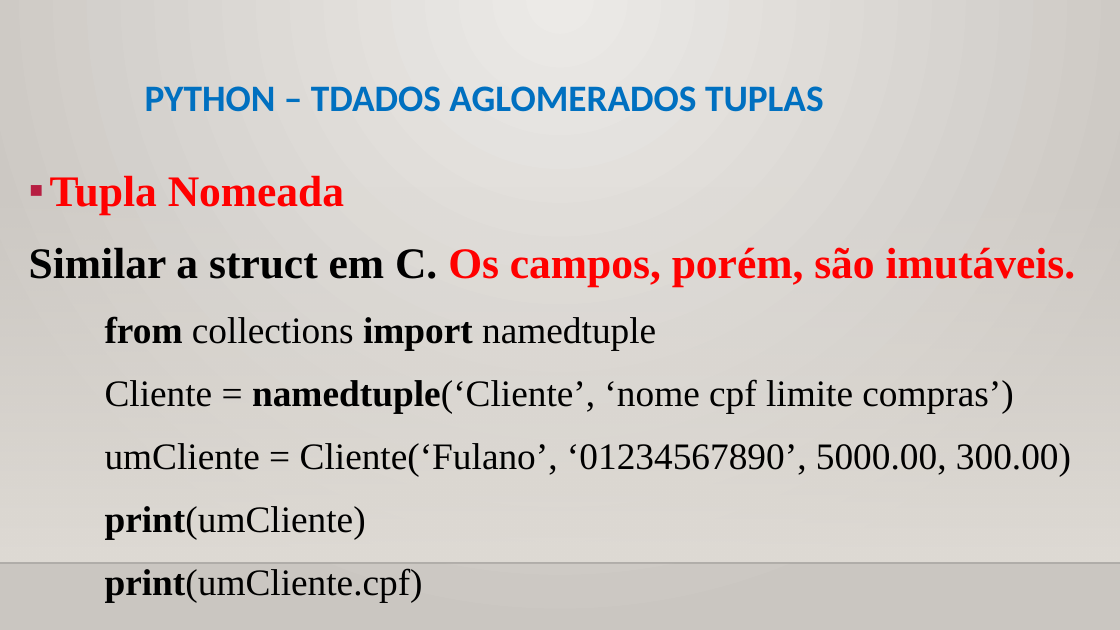
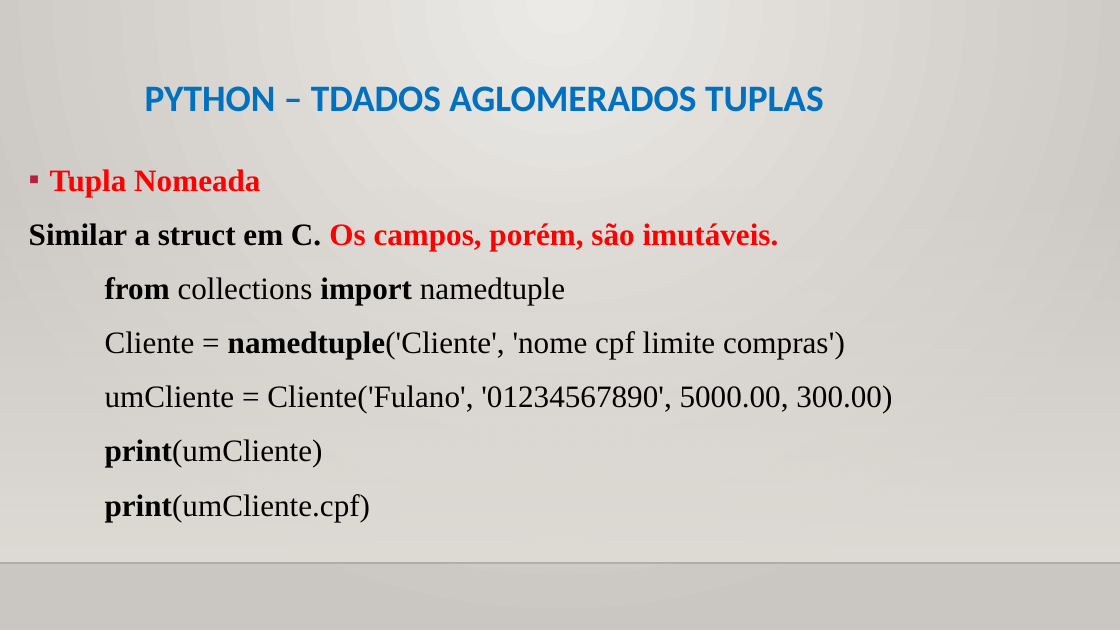
Before and after one commit to CloudEducationBrazil/WydenPythonParadigmas, a slide deck: slide 21 of 01 Classes/Aula 07 Programação Python - Tipos de Dados Aglomerados.pptx. Drawn at 1120x630 pixels with LibreOffice and Linux fonts; fonts in the diff are those of the drawing; background and template pictures are left out. Boxes give left, top, right and bottom in pixels: in the first picture for what was removed or moved away, otherwise in the second. Text is boxed around its words. In the diff, an @@ line names an element or a change of style, - is before the commit and + after.

Commit message:
Aula Python Paradigmas 09Set2025 ...

```diff
--- a/01 Classes/Aula 07 Programação Python - Tipos de Dados Aglomerados.pptx
+++ b/01 Classes/Aula 07 Programação Python - Tipos de Dados Aglomerados.pptx
@@ text at box(29, 169, 779, 521): size 28 to 20 pt in "Tupla Nomeada", "Similar a struct em C. Os campos, ..."; size 24 to 20 pt in "from collections import namedtuple", "print(umCliente)", "print(umCliente.cpf)" @@
@@ text at box(105, 331, 892, 413): text changed; size 24 to 20 pt @@
-  Cliente = namedtuple(‘Cliente’, ‘nome cpf limite compras’)
-  umCliente = Cliente(‘Fulano’, ‘01234567890’, 5000.00, 300.00)
+  Cliente = namedtuple('Cliente', 'nome cpf limite compras')
+  umCliente = Cliente('Fulano', '01234567890', 5000.00, 300.00)
```
Also in this commit, not shown: 13 other slides changed, 3 other files.
